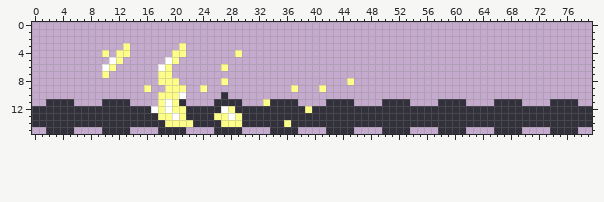
File history of a sprite sheet, Assets/Mock/lightning_animation.png. The first picture shows the starting point.
The file is 80x16 pixels.
New version:
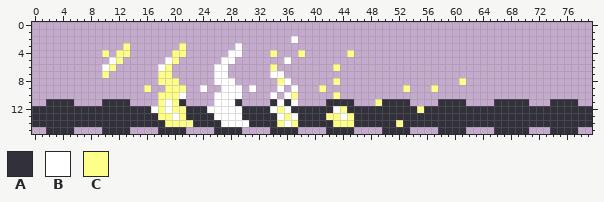
Palette (. is transparent): A #32313b  B #ffffff  C #fdfe89
Change:
There is now colour A in row 11 at x 70; in row 15 at x 70.
The edit turns colour C into colour A in row 12 at x 39.
There is now colour B in row 2 at x 37; in row 3 at x 29; in row 4 at x 28; in row 5 at x 27 to 28 and 36; in row 6 at x 26; in row 7 at x 26 to 27 and 34 to 35.
There is now colour B in row 8 at x 26, 28 and 36; in row 9 at x 27 to 29, 31 and 35; in row 10 at x 26, 28 to 29, 34 and 36.
The edit turns colour A into colour B in row 10 at x 27; in row 11 at x 26 to 28, 35 and 37; in row 12 at x 25 to 26, 29, 34, 36 and 43; in row 13 at x 35, 37 and 44; in row 14 at x 30.
The edit turns colour C into colour B in row 4 at x 29; in row 6 at x 27; in row 8 at x 27; in row 9 at x 24 and 37; in row 12 at x 28; in row 13 at x 26 to 27 and 29.
The edit turns colour C into colour B in row 14 at x 27 to 29 and 36.
There is now colour C in row 4 at x 34, 38 and 45; in row 6 at x 34 and 43; in row 8 at x 35, 43 and 61; in row 9 at x 53 and 57; in row 10 at x 37 and 43; in row 11 at x 49.
The edit turns colour A into colour C in row 12 at x 35, 44 and 55; in row 13 at x 36, 42 to 43 and 45; in row 14 at x 35, 37, 43 to 45 and 52.
Colour C is gone in row 8 at x 45; in row 11 at x 33.
